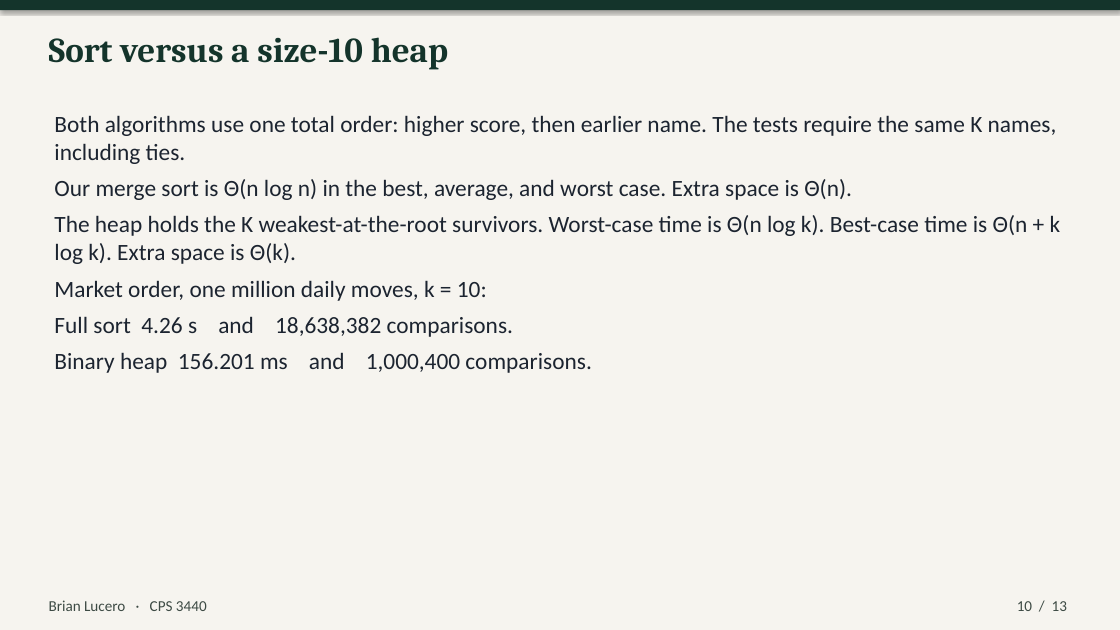
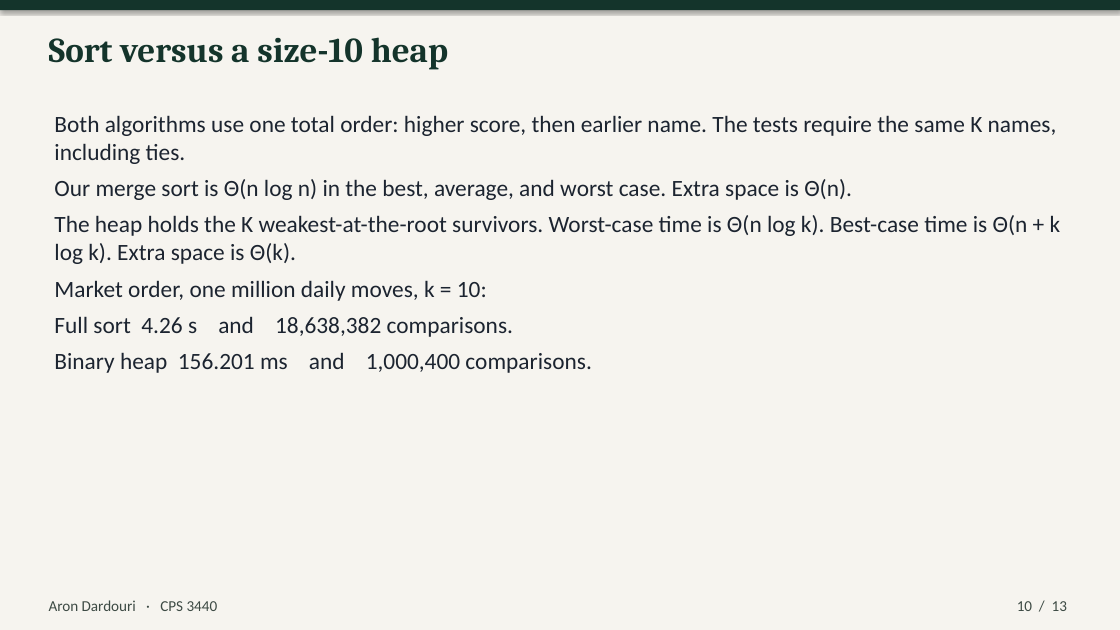
Before and after one commit to aashish000000/CPS3440-Stock-Algorithm-Analyzer, a slide deck: slide 10 of presentation/CPS3440-Stock-Algorithm-Analyzer.pptx. Drawn at 1120x630 pixels with LibreOffice and Linux fonts; fonts in the diff are those of the drawing. Boxes give left, top, right and bottom in pixels: in the first picture for what was removed or moved away, otherwise in the second. Text is boxed around its words. In the diff, an @@ line names an element or a change of style, - is before the commit and + after.

```diff
--- a/presentation/CPS3440-Stock-Algorithm-Analyzer.pptx
+++ b/presentation/CPS3440-Stock-Algorithm-Analyzer.pptx
@@ text at [49, 600, 218, 611]: text changed @@
-Brian Lucero · CPS 3440
+Aron Dardouri · CPS 3440
```
Also in this commit, not shown: 5 other slides changed, 9 other files.
